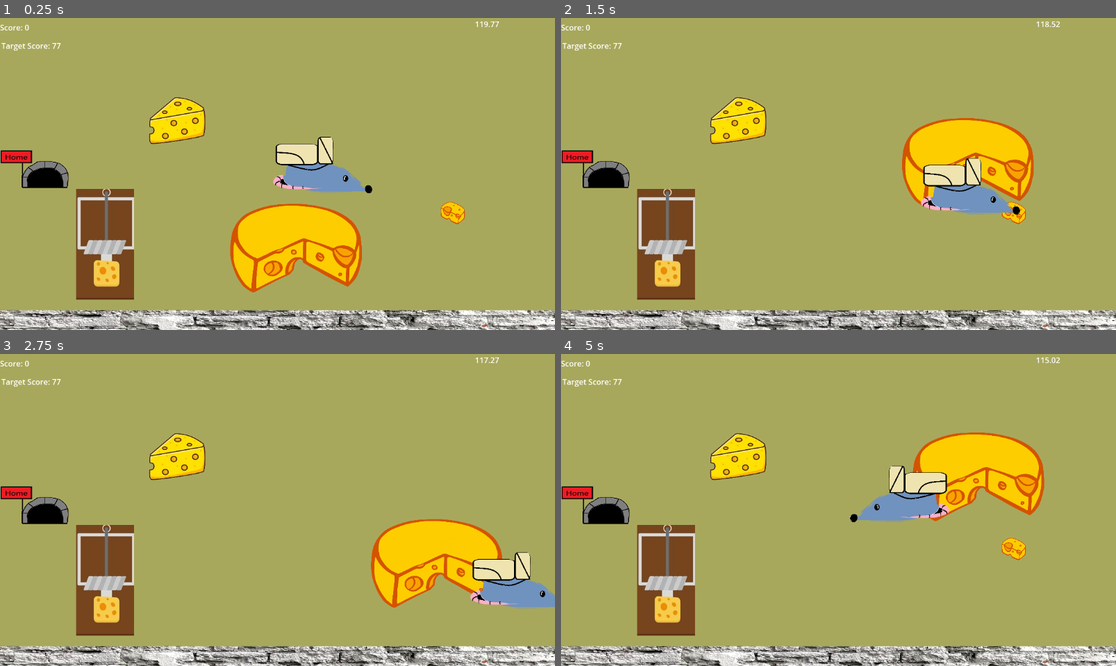
Above: before the commit, frames 1-4 (two rows, left to right).
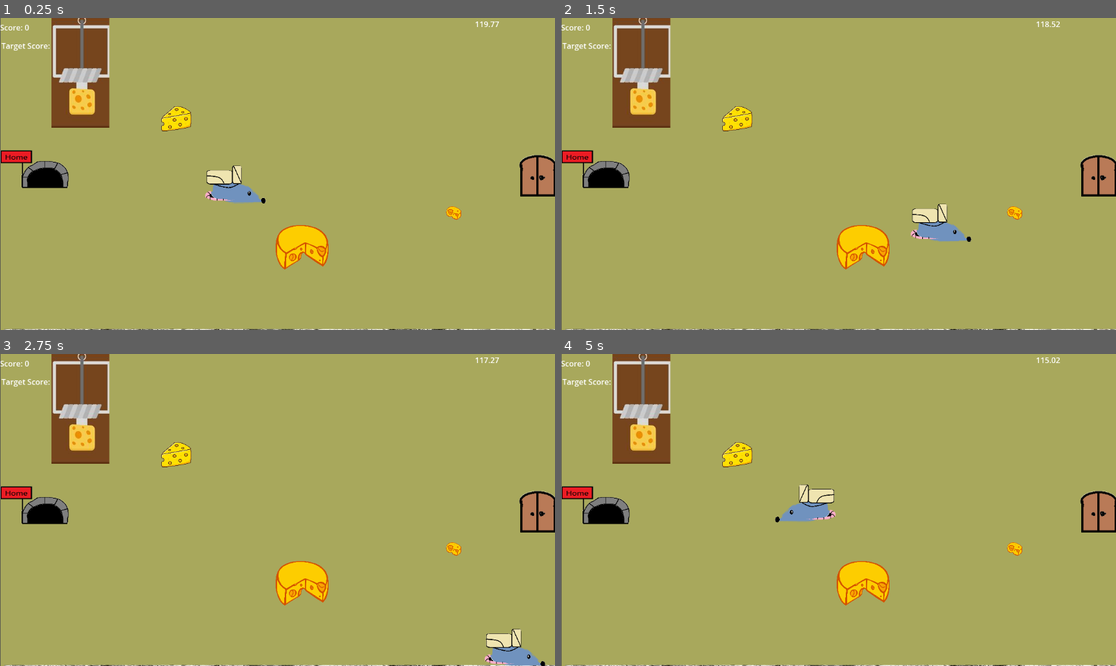
Above: after the commit, the same moments.

Repository: Airon-Tree/MouseGame
Game: Godot game, scene res://Object/main.tscn
Two runs of this game, one before a commit and one after it. Both use one fixed random seed, a clock stepped at 60 frames per second and the inputs below.
Inputs:
- Up to frame 1 (0.25 s): no input
- Up to frame 2 (1.5 s): hold Right (move_right) 0.53-1.28 s; tap F (pickup) at 0.6 s; tap R (win) at 0.8, 1.35 s; hold Down (move_down) from 1.28 s (still down)
- Up to frame 3 (2.75 s): tap E (interact, bound only after the commit) at 1.55, 2.1 s; release Down (move_down) at 2.03 s; hold Right (move_right) from 2.03 s (still down); tap F (pickup) at 2.3 s
- Up to frame 4 (5 s): release Right (move_right) at 2.78 s; hold Up (move_up) 2.78-3.53 s; tap F (pickup) at 2.85, 4.55 s; tap R (win) at 3.05, 3.6 s; hold Left (move_left) from 3.53 s (still down); tap E (interact, bound only after the commit) at 3.8, 4.35 s

The runs differ from the first frame. In frame 1, 23% of the frame differs, in the area x 0-100%, y 0-100%; in frame 2, 24%; in frame 3, 23%; in frame 4, 24%.

Commit message:
entrie new level

Diff:
--- a/Object/bigcheese.tscn
+++ b/Object/bigcheese.tscn
@@ -4,7 +4,7 @@
 [ext_resource type="Script" uid="uid://cixq478g7dm0c" path="res://Script/pickup_item.gd" id="1_vnqyh"]
 
 [sub_resource type="RectangleShape2D" id="RectangleShape2D_vnqyh"]
-size = Vector2(283, 191)
+size = Vector2(128.75, 92.25)
 
 [node name="bigcheese" type="Area2D"]
 collision_layer = 2
@@ -14,10 +14,10 @@
 score_value = 50
 
 [node name="Sprite2D" type="Sprite2D" parent="."]
-position = Vector2(-9.499989, -2.0000038)
-scale = Vector2(0.273, 0.26436782)
+position = Vector2(2.9999847, -3.9999962)
+scale = Vector2(0.109999985, 0.13218391)
 texture = ExtResource("1_7c2m3")
 
 [node name="CollisionShape2D" type="CollisionShape2D" parent="."]
-position = Vector2(-8, 2)
+position = Vector2(1, -3)
 shape = SubResource("RectangleShape2D_vnqyh")
--- a/Object/cheese.tscn
+++ b/Object/cheese.tscn
@@ -4,7 +4,7 @@
 [ext_resource type="Texture2D" uid="uid://c1mv8aqwg3biq" path="res://Art/Cheese.png" id="1_kbkbi"]
 
 [sub_resource type="RectangleShape2D" id="RectangleShape2D_7rnyk"]
-size = Vector2(156, 119)
+size = Vector2(76, 70.25)
 
 [node name="Cheese" type="Area2D"]
 collision_layer = 2
@@ -12,10 +12,10 @@
 script = ExtResource("1_7rnyk")
 
 [node name="Sprite2D" type="Sprite2D" parent="."]
-position = Vector2(0, 1)
-scale = Vector2(0.5083333, 0.475)
+position = Vector2(-2.0000038, -3)
+scale = Vector2(0.27083334, 0.25694445)
 texture = ExtResource("1_kbkbi")
 
 [node name="CollisionShape2D" type="CollisionShape2D" parent="."]
-position = Vector2(-1, -1.5)
+position = Vector2(-1, -3)
 shape = SubResource("RectangleShape2D_7rnyk")
--- /dev/null
+++ b/Object/door.tscn
@@ -0,0 +1,19 @@
+[gd_scene load_steps=4 format=3 uid="uid://kj3k63j6crf1"]
+
+[ext_resource type="Texture2D" uid="uid://glysdeheh758" path="res://Art/Door.png" id="1_hbi8v"]
+[ext_resource type="Script" uid="uid://cehjadscus54a" path="res://Script/Door.gd" id="1_qlq3m"]
+
+[sub_resource type="RectangleShape2D" id="RectangleShape2D_qlq3m"]
+size = Vector2(101, 91)
+
+[node name="Door" type="Area2D"]
+script = ExtResource("1_qlq3m")
+
+[node name="Sprite2D" type="Sprite2D" parent="."]
+position = Vector2(42, -22)
+scale = Vector2(0.876392, 0.91422594)
+texture = ExtResource("1_hbi8v")
+
+[node name="CollisionShape2D" type="CollisionShape2D" parent="."]
+position = Vector2(-4.5, -2.5)
+shape = SubResource("RectangleShape2D_qlq3m")
--- a/Object/main.gd
+++ b/Object/main.gd
@@ -1,4 +1,6 @@
 extends Node2D
+@export var player_scene: PackedScene
+@export var initial_spawn_name: String = "spawn_start"  # name of a Marker2D in main.tscn
 
 var score: int
 var high_score= 0
@@ -17,8 +19,27 @@
 	timer.start()
 	maintheme.play()
 	target_score = _get_target_score()
+	# If there isn't already a Player in the tree (fresh boot), spawn one.
+	var existing := get_tree().get_first_node_in_group("player")
+	if existing == null:
+		if player_scene == null:
+			push_error("[Main] player_scene is not set. Drag Player.tscn into Main's 'player_scene' export.")
+			return
+		var player := player_scene.instantiate()
+		add_child(player)
 
+		# Position at the spawn marker if present
+		var spawn := find_child(initial_spawn_name, true, false)
+		if spawn is Node2D:
+			player.global_position = (spawn as Node2D).global_position
+		else:
+			push_warning("[Main] Spawn marker '%s' not found; placing Player at (0,0)." % initial_spawn_name)
+			player.position = Vector2.ZERO
 
+	# Make sure the player's Camera2D is active (if you added one under the Player)
+		var cam := player.get_node_or_null("Camera2D")
+		if cam and cam is Camera2D:
+			(cam as Camera2D).current = true
 
 
 func _get_target_score() -> int:
@@ -27,10 +48,6 @@
 		if pickup.has_method("get_score_value"):
 			target += pickup.get_score_value()
 	return target - (target / 10)
-
-
-
-
 
 
 # Called every frame. 'delta' is the elapsed time since the previous frame.
@@ -52,6 +69,12 @@
 		maintheme.stop()
 	timerend.play()
 
+func stop_bgm() -> void:
+	if maintheme and maintheme.playing:
+		maintheme.stop()
+	if timerend and timerend.playing:
+		timerend.stop()
+
 func _change_label_color(color: Color) -> void:
 	txtcolorchange = true
 	$TimerLabel.add_theme_color_override("font_color", color)
--- a/Object/main.tscn
+++ b/Object/main.tscn
@@ -9,22 +9,21 @@
 [ext_resource type="Script" uid="uid://rfilx2578c5q" path="res://Object/label.gd" id="7_xkpur"]
 [ext_resource type="PackedScene" uid="uid://drjjh4hukbjb4" path="res://Scenes/ScoreUI.tscn" id="8_2itwi"]
 [ext_resource type="PackedScene" uid="uid://b0rwbxb01dje7" path="res://Object/mousetrap.tscn" id="8_3y6f8"]
-[ext_resource type="PackedScene" path="res://Object/hole.tscn" id="9_84tgt"]
+[ext_resource type="PackedScene" uid="uid://b4lfvc3e0ehdo" path="res://Object/hole.tscn" id="9_84tgt"]
 [ext_resource type="PackedScene" uid="uid://bmsnhy747fxhw" path="res://Scenes/WinUI.tscn" id="10_84tgt"]
 [ext_resource type="AudioStream" uid="uid://6u2txn7ieort" path="res://Music/time_for_adventure.mp3" id="12_ch6hu"]
 [ext_resource type="AudioStream" uid="uid://bsh2b54vf61cy" path="res://Music/Sketchbook 2024-08-07.ogg" id="13_jspdd"]
+[ext_resource type="PackedScene" uid="uid://kj3k63j6crf1" path="res://Object/door.tscn" id="14_efayg"]
 
 [node name="Main" type="Node2D"]
 script = ExtResource("1_desed")
+player_scene = ExtResource("2_f1bcj")
 
 [node name="ColorRect" type="ColorRect" parent="."]
-offset_right = 1152.0
+offset_left = 1.0
+offset_right = 1153.0
 offset_bottom = 648.0
 color = Color(1, 1, 0.42352942, 0.50980395)
-
-[node name="Player" parent="." groups=["mouse"] instance=ExtResource("2_f1bcj")]
-position = Vector2(674, 305)
-base_move_speed = 400.0
 
 [node name="Cheese" parent="." groups=["cheese"] instance=ExtResource("1_pka1d")]
 position = Vector2(368, 212)
@@ -36,7 +35,7 @@
 position = Vector2(942, 405)
 
 [node name="wall" parent="." instance=ExtResource("5_53eub")]
-position = Vector2(498, 652)
+position = Vector2(509, 691)
 
 [node name="Timer" type="Timer" parent="."]
 wait_time = 120.0
@@ -62,14 +61,24 @@
 offset_bottom = 69.0
 
 [node name="Mousetrap" parent="." instance=ExtResource("8_3y6f8")]
-position = Vector2(218, 470)
+position = Vector2(167, 113)
 
 [node name="MainTheme" type="AudioStreamPlayer2D" parent="."]
 stream = ExtResource("12_ch6hu")
+volume_db = -20.0
 
 [node name="TimerEnding" type="AudioStreamPlayer2D" parent="."]
 stream = ExtResource("13_jspdd")
+volume_db = -10.0
 
-[connection signal="mouse_entered" from="Player" to="." method="_on_player_mouse_entered"]
-[connection signal="mouse_entered" from="Player" to="Mousetrap" method="_on_player_mouse_entered"]
+[node name="Door" parent="." instance=ExtResource("14_efayg")]
+position = Vector2(1119, 332)
+target_scene = "uid://cdutv7211xhrm"
+
+[node name="spawn_from_room0" type="Marker2D" parent="."]
+position = Vector2(1049, 333)
+
+[node name="spawn_start" type="Marker2D" parent="."]
+position = Vector2(486, 347)
+
 [connection signal="timeout" from="Timer" to="." method="_on_timer_timeout"]
--- a/Object/player.tscn
+++ b/Object/player.tscn
@@ -4,29 +4,29 @@
 [ext_resource type="Texture2D" uid="uid://b6dhwv47t04t6" path="res://Art/Mouse.png" id="2_a1t8t"]
 
 [sub_resource type="RectangleShape2D" id="RectangleShape2D_b5wsg"]
-size = Vector2(215, 81)
+size = Vector2(119.5, 42.5)
 
 [sub_resource type="CircleShape2D" id="CircleShape2D_uowl7"]
-radius = 116.03879
+radius = 67.36468
 
 [node name="Player" type="CharacterBody2D"]
 collision_mask = 7
 script = ExtResource("1_kwdud")
 
 [node name="Sprite2D" type="Sprite2D" parent="."]
-position = Vector2(-5.0000076, 1)
-scale = Vector2(0.47772828, 0.5083682)
+position = Vector2(2, -1)
+scale = Vector2(0.2923163, 0.34205022)
 texture = ExtResource("2_a1t8t")
 
 [node name="CollisionShape2D" type="CollisionShape2D" parent="."]
-position = Vector2(-4.5, 25.5)
+position = Vector2(-2.75, 17.25)
 shape = SubResource("RectangleShape2D_b5wsg")
 
 [node name="InteractArea" type="Area2D" parent="."]
 collision_mask = 3
 
 [node name="CollisionShape2D" type="CollisionShape2D" parent="InteractArea"]
-position = Vector2(-7, 0)
+position = Vector2(0, 3)
 shape = SubResource("CircleShape2D_uowl7")
 
 [node name="HoldPoint" type="Marker2D" parent="."]
--- a/Object/smallcheese.tscn
+++ b/Object/smallcheese.tscn
@@ -4,7 +4,7 @@
 [ext_resource type="Script" uid="uid://cixq478g7dm0c" path="res://Script/pickup_item.gd" id="2_kxmgs"]
 
 [sub_resource type="RectangleShape2D" id="RectangleShape2D_kxmgs"]
-size = Vector2(63, 52)
+size = Vector2(35.125, 29.25)
 
 [node name="smallcheese" type="Area2D"]
 collision_layer = 2
@@ -14,10 +14,9 @@
 score_value = 10
 
 [node name="Sprite2D" type="Sprite2D" parent="."]
-position = Vector2(-1.9999695, 3.0517578e-05)
-scale = Vector2(0.07204611, 0.07467532)
+scale = Vector2(0.044668544, 0.045454595)
 texture = ExtResource("1_lb3xl")
 
 [node name="CollisionShape2D" type="CollisionShape2D" parent="."]
-position = Vector2(-0.5, -1)
+position = Vector2(0.4375, -0.375)
 shape = SubResource("RectangleShape2D_kxmgs")
--- /dev/null
+++ b/Scenes/level_0.tscn
@@ -0,0 +1,71 @@
+[gd_scene load_steps=12 format=3 uid="uid://cdutv7211xhrm"]
+
+[ext_resource type="PackedScene" uid="uid://cq0euw2i7edgy" path="res://Object/cheese.tscn" id="1_oihvb"]
+[ext_resource type="PackedScene" uid="uid://ci6jhpoaafgwt" path="res://Object/bigcheese.tscn" id="2_5xren"]
+[ext_resource type="PackedScene" uid="uid://fgd701onwood" path="res://Object/smallcheese.tscn" id="3_uu2ix"]
+[ext_resource type="PackedScene" uid="uid://c4tphd3q80phl" path="res://Object/wall.tscn" id="4_n6y2o"]
+[ext_resource type="Script" uid="uid://rfilx2578c5q" path="res://Object/label.gd" id="5_3hmlb"]
+[ext_resource type="PackedScene" uid="uid://drjjh4hukbjb4" path="res://Scenes/ScoreUI.tscn" id="6_bb0r2"]
+[ext_resource type="PackedScene" uid="uid://bmsnhy747fxhw" path="res://Scenes/WinUI.tscn" id="7_y32iv"]
+[ext_resource type="PackedScene" uid="uid://b0rwbxb01dje7" path="res://Object/mousetrap.tscn" id="8_o6ba6"]
+[ext_resource type="AudioStream" uid="uid://6u2txn7ieort" path="res://Music/time_for_adventure.mp3" id="9_ta6og"]
+[ext_resource type="AudioStream" uid="uid://bsh2b54vf61cy" path="res://Music/Sketchbook 2024-08-07.ogg" id="10_n5v4w"]
+[ext_resource type="PackedScene" uid="uid://kj3k63j6crf1" path="res://Object/door.tscn" id="11_koqiv"]
+
+[node name="Room" type="Node2D"]
+
+[node name="ColorRect" type="ColorRect" parent="."]
+offset_right = 1152.0
+offset_bottom = 648.0
+color = Color(1, 1, 0.42352942, 0.50980395)
+
+[node name="Cheese" parent="." groups=["cheese"] instance=ExtResource("1_oihvb")]
+position = Vector2(577, 128)
+
+[node name="bigcheese" parent="." groups=["cheese"] instance=ExtResource("2_5xren")]
+position = Vector2(1002, 568)
+
+[node name="smallcheese" parent="." groups=["cheese"] instance=ExtResource("3_uu2ix")]
+position = Vector2(755, 560)
+
+[node name="wall" parent="." instance=ExtResource("4_n6y2o")]
+position = Vector2(1145, 406)
+
+[node name="Timer" type="Timer" parent="."]
+wait_time = 120.0
+
+[node name="TimerLabel" type="Label" parent="."]
+offset_left = 986.0
+offset_top = 1.0
+offset_right = 1152.0
+offset_bottom = 75.0
+script = ExtResource("5_3hmlb")
+
+[node name="ScoreUI" parent="." instance=ExtResource("6_bb0r2")]
+
+[node name="WinUI" parent="." instance=ExtResource("7_y32iv")]
+
+[node name="ScoreLabel" type="Label" parent="."]
+offset_left = 3.0
+offset_top = 46.0
+offset_right = 43.0
+offset_bottom = 69.0
+
+[node name="Mousetrap" parent="." instance=ExtResource("8_o6ba6")]
+position = Vector2(703, 118)
+
+[node name="MainTheme" type="AudioStreamPlayer2D" parent="."]
+stream = ExtResource("9_ta6og")
+volume_db = -20.0
+
+[node name="TimerEnding" type="AudioStreamPlayer2D" parent="."]
+stream = ExtResource("10_n5v4w")
+volume_db = -10.0
+
+[node name="Door" parent="." instance=ExtResource("11_koqiv")]
+position = Vector2(44, 314)
+target_scene = "uid://brh6e5ytsj3o4"
+target_spawn = "spawn_from_room0"
+
+[node name="spawn_from_main" type="Marker2D" parent="."]
+position = Vector2(105, 315)
--- /dev/null
+++ b/Script/Door.gd
@@ -0,0 +1,27 @@
+extends Area2D
+
+@export_file("*.tscn") var target_scene: String     # res://scenes/level_0.tscn
+@export var target_spawn: String = "spawn_from_main" # name of a Marker2D in the target scene
+
+var _player_inside := false
+
+func _ready() -> void:
+	monitoring = true
+	if not is_connected("body_entered", Callable(self, "_on_body_entered")):
+		connect("body_entered", Callable(self, "_on_body_entered"))
+	if not is_connected("body_exited", Callable(self, "_on_body_exited")):
+		connect("body_exited", Callable(self, "_on_body_exited"))
+
+func _on_body_entered(b: Node) -> void:
+	if b.is_in_group("player"):
+		_player_inside = true
+
+func _on_body_exited(b: Node) -> void:
+	if b.is_in_group("player"):
+		_player_inside = false
+
+func _physics_process(_delta: float) -> void:
+	if _player_inside and Input.is_action_just_pressed("interact"):
+		var player := get_tree().get_first_node_in_group("player")
+		if player and target_scene != "":
+			RoomManager.request_transition(target_scene, target_spawn, player)
--- a/Script/hole.gd
+++ b/Script/hole.gd
@@ -105,6 +105,9 @@
 	elif debug_print:
 		print("[Hole] WinUI not found or show_win() missing. Add WinUI.tscn and put it in group 'win_ui'.")
 
+
+	get_tree().current_scene.call("stop_bgm")
+
 func _has_player_ancestor(n: Node) -> bool:
 	var cur := n.get_parent()
 	while cur:
--- a/Script/player.gd
+++ b/Script/player.gd
@@ -1,6 +1,6 @@
 extends CharacterBody2D
 
-@export var base_move_speed: float = 170.0
+@export var base_move_speed: float = 400.0
 @export var interact_area_path: NodePath = ^"InteractArea"
 @export var hold_point_path: NodePath = ^"HoldPoint"
 
@@ -42,6 +42,11 @@
 	var speed := base_move_speed * _get_carry_speed_multiplier()
 	velocity = dir * speed
 	move_and_slide()
+
+	# keep inside screen
+	var screen_size: Vector2 = get_viewport_rect().size
+	position.x = clamp(position.x, 0, screen_size.x)
+	position.y = clamp(position.y, 0, screen_size.y)
 
 	# Toggle pick/drop on F
 	if Input.is_action_just_pressed("pickup"):
--- /dev/null
+++ b/autoloads/RoomManager.gd
@@ -0,0 +1,104 @@
+extends Node
+## Carries the Player and any held Item across rooms, spawning at a named marker.
+
+var _carried_item: Node2D = null
+var _carried_item_was_held := false
+var _player: Node2D = null
+var _pending_spawn: String = ""
+
+func request_transition(target_scene_path: String, target_spawn: String, player: Node) -> void:
+	_player = player as Node2D
+	_pending_spawn = target_spawn
+
+	if _player == null:
+		push_error("[RoomManager] Player reference is null.")
+		return
+
+	# --- detach held item so it survives the scene swap
+	_carried_item = null
+	_carried_item_was_held = false
+	if "held_item" in _player and _player.held_item:
+		var item := _player.held_item as Node2D
+		_player.held_item = null
+		_carried_item = item
+		_carried_item_was_held = true
+		var item_global := item.global_position
+		if item.get_parent(): item.get_parent().remove_child(item)
+		add_child(item) # park under autoload
+		item.global_position = item_global
+		if item is Area2D: (item as Area2D).monitoring = false
+
+	# --- lift player out so they persist across the scene change
+	var player_global := _player.global_position
+	var prev_top_level := _player.is_set_as_top_level()
+	_player.set_as_top_level(true)       # preserve global transform no matter the new parent
+	if _player.get_parent(): _player.get_parent().remove_child(_player)
+	add_child(_player)
+	_player.global_position = player_global
+	_player.visible = true
+	_player.set_process(true)
+	_player.set_physics_process(true)
+
+	# --- change scene and wait until it's fully switched
+	var tree := get_tree()
+	await _await_scene_change(tree, target_scene_path)
+
+	# --- reinsert player into the new room
+	var room := tree.current_scene
+	if room == null:
+		push_error("[RoomManager] No current_scene after scene change.")
+		return
+
+	if _player.get_parent(): _player.get_parent().remove_child(_player)
+	room.add_child(_player)
+
+	# restore top-level flag now that it lives under the room again
+	_player.set_as_top_level(prev_top_level)
+
+	# move player to the spawn marker (if provided)
+	var target_spawn_pos := _resolve_spawn_position(_pending_spawn)
+	_player.global_position = target_spawn_pos
+
+	# --- restore carried item
+	if _carried_item:
+		if _carried_item_was_held:
+			var hold_point := _player.get_node_or_null("HoldPoint")
+			if _carried_item.has_method("on_pickup") and hold_point:
+				_carried_item.call("on_pickup", _player, hold_point)
+			else:
+				# fallback parenting
+				if _carried_item.get_parent(): _carried_item.get_parent().remove_child(_carried_item)
+				_player.add_child(_carried_item)
+				if hold_point: _carried_item.position = hold_point.position
+		else:
+			if _carried_item.get_parent(): _carried_item.get_parent().remove_child(_carried_item)
+			room.add_child(_carried_item)
+			_carried_item.global_position = _player.global_position
+
+		if _carried_item is Area2D:
+			(_carried_item as Area2D).monitoring = true
+
+	# cleanup
+	_carried_item = null
+	_carried_item_was_held = false
+	_pending_spawn = ""
+
+func _await_scene_change(tree: SceneTree, target_scene_path: String) -> void:
+	tree.change_scene_to_file(target_scene_path)
+	await tree.scene_changed
+	await tree.process_frame   # ensures all nodes in new scene finish _ready()
+
+func _resolve_spawn_position(spawn_name: String) -> Vector2:
+	var room := get_tree().current_scene
+	if room == null:
+		return Vector2.ZERO
+	if spawn_name == "" or spawn_name == null:
+		return room.get_global_transform().origin
+
+	var spawn := room.find_child(spawn_name, true, false)
+	if spawn and spawn is Node2D:
+		return (spawn as Node2D).global_position
+
+	# fallback: origin of the room if the marker name was wrong
+	push_warning("[RoomManager] Spawn marker '%s' not found. Using room origin." % spawn_name)
+	return room.get_global_transform().origin
--- a/project.godot
+++ b/project.godot
@@ -14,6 +14,10 @@
 run/main_scene="uid://brh6e5ytsj3o4"
 config/features=PackedStringArray("4.5", "GL Compatibility")
 config/icon="res://icon.svg"
+
+[autoload]
+
+RoomManager="*res://autoloads/RoomManager.gd"
 
 [global_group]
 
@@ -53,6 +57,11 @@
 "events": [Object(InputEventKey,"resource_local_to_scene":false,"resource_name":"","device":-1,"window_id":0,"alt_press …(192 unchanged characters)…
 ]
 }
+interact={
+"deadzone": 0.2,
+"events": [Object(InputEventKey,"resource_local_to_scene":false,"resource_name":"","device":-1,"window_id":0,"alt_pressed":false,"shift_pressed":false,"ctrl_pressed":false,"meta_pressed":false,"pressed":false,"keycode":0,"physical_keycode":69,"key_label":0,"unicode":101,"location":0,"echo":false,"script":null)
+]
+}
 
 [rendering]
 
Binary file added: Art/Door.png
Not shown, added: Art/Door.png.import
Not shown: 1 places in Object/main.tscn that only renumber resources
Not shown, added: Script/Door.gd.uid
Not shown, added: autoloads/RoomManager.gd.uid
